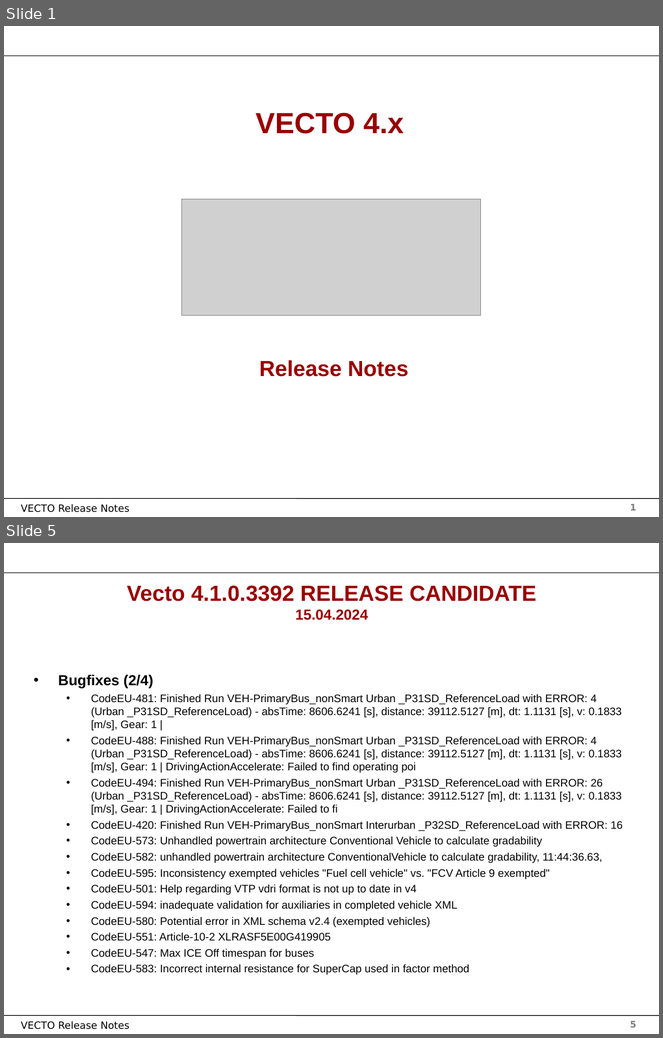
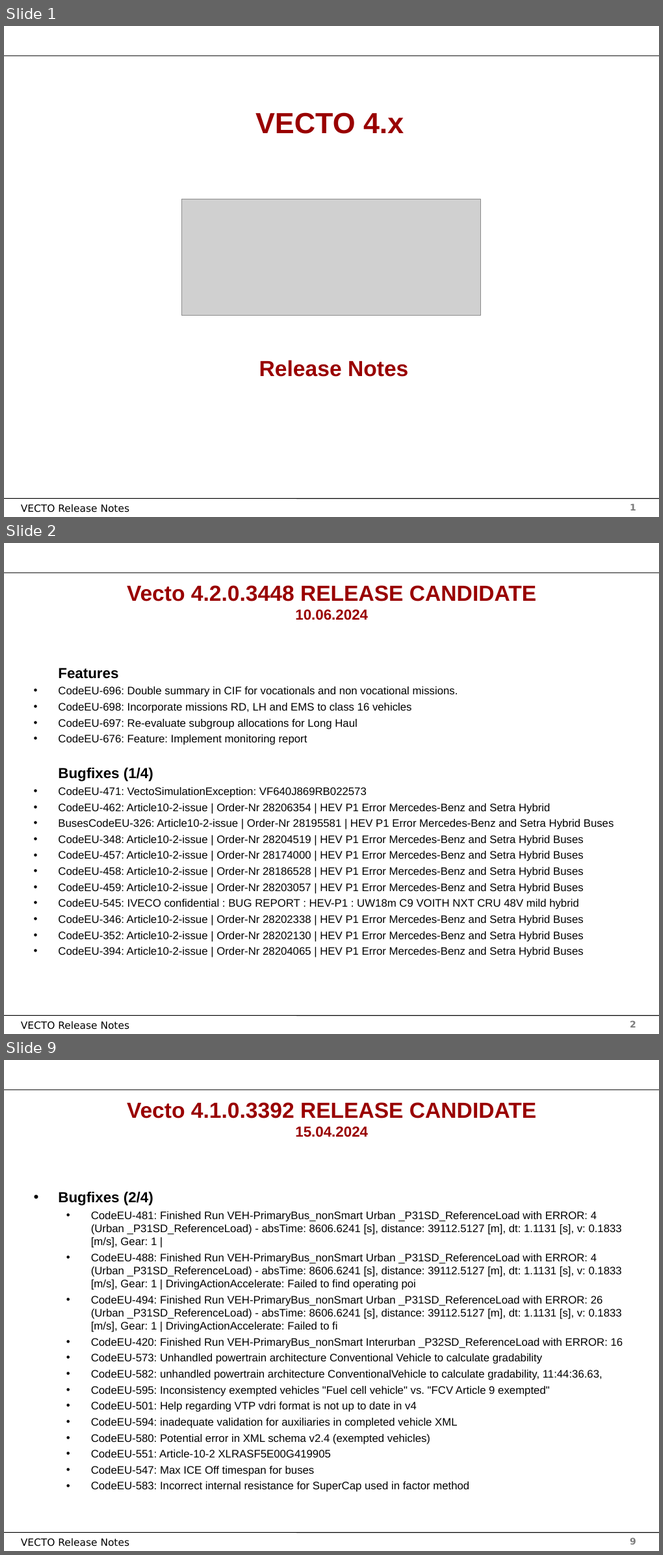
Before and after one commit to tanawadeatharva/BharatVECTO, a slide deck: Documentation/User Manual Source/Release Notes Vecto4.x.pptx. Shown one above the other, each under a label of ours: slides 1 and 5 before the commit, slides 1, 2 and 9 after it; the slides between them are not shown. The pictures are 663x1038 and 663x1555 pixels, drawn with LibreOffice and Linux fonts; fonts in the diff are those of the drawing; grey boxes stand for pictures; background and template pictures are left out. Boxes give left, top, right and bottom in pixels: in the first picture for what was removed or moved away, otherwise in the second. Text is boxed around its words. In the diff, an @@ line names an element or a change of style, - is before the commit and + after.

```diff
--- a/Documentation/User Manual Source/Release Notes Vecto4.x.pptx
+++ b/Documentation/User Manual Source/Release Notes Vecto4.x.pptx
@@ slide 2 added at (4, 543, 659, 1034), background #FFFFFF; not listed: 4 template elements that a slide beside it also shows @@
@@ title added at (127, 585, 536, 620), 24 pt, text #990000, bold @@
+Vecto 4.2.0.3448 RELEASE CANDIDATE
+10.06.2024
@@ text added at (58, 668, 614, 958), 12 pt, text #000000 @@
+Features
+• CodeEU-696: Double summary in CIF for vocationals and non vocational missions.
+• CodeEU-698: Incorporate missions RD, LH and EMS to class 16 vehicles
+• CodeEU-697: Re-evaluate subgroup allocations for Long Haul
+• CodeEU-676: Feature: Implement monitoring report
+Bugfixes (1/4)
+• CodeEU-471: VectoSimulationException: VF640J869RB022573
+• CodeEU-462: Article10-2-issue | Order-Nr 28206354 | HEV P1 Error Mercedes-Benz and Setra Hybrid
+• BusesCodeEU-326: Article10-2-issue | Order-Nr 28195581 | HEV P1 Error Mercedes-Benz and Setra Hybrid Buses
+• CodeEU-348: Article10-2-issue | Order-Nr 28204519 | HEV P1 Error Mercedes-Benz and Setra Hybrid Buses
+• CodeEU-457: Article10-2-issue | Order-Nr 28174000 | HEV P1 Error Mercedes-Benz and Setra Hybrid Buses
+• CodeEU-458: Article10-2-issue | Order-Nr 28186528 | HEV P1 Error Mercedes-Benz and Setra Hybrid Buses
+• CodeEU-459: Article10-2-issue | Order-Nr 28203057 | HEV P1 Error Mercedes-Benz and Setra Hybrid Buses
+• CodeEU-545: IVECO confidential : BUG REPORT : HEV-P1 : UW18m C9 VOITH NXT CRU 48V mild hybrid
+• CodeEU-346: Article10-2-issue | Order-Nr 28202338 | HEV P1 Error Mercedes-Benz and Setra Hybrid Buses
+• CodeEU-352: Article10-2-issue | Order-Nr 28202130 | HEV P1 Error Mercedes-Benz and Setra Hybrid Buses
+• CodeEU-394: Article10-2-issue | Order-Nr 28204065 | HEV P1 Error Mercedes-Benz and Setra Hybrid Buses
@@ what was slide 5 is now slide 9 @@
@@ page number at (630, 1538, 636, 1545): text changed @@
-5
+9
```
Also in this commit, not shown: 3 other slides added, 4 other files.
